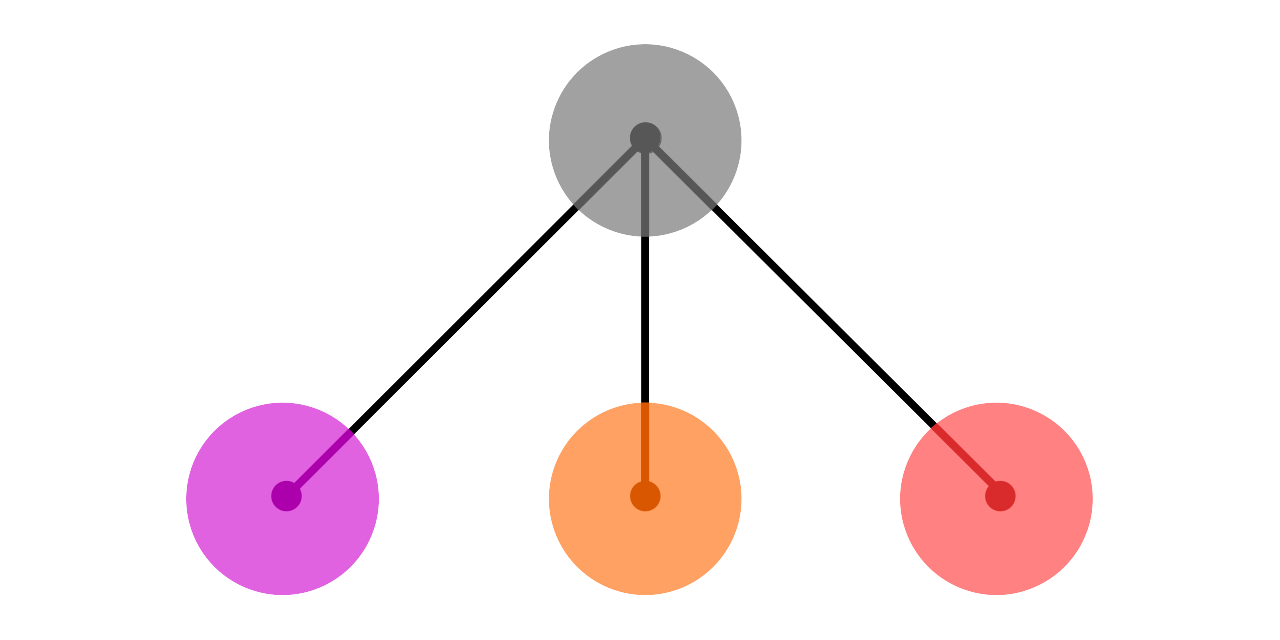
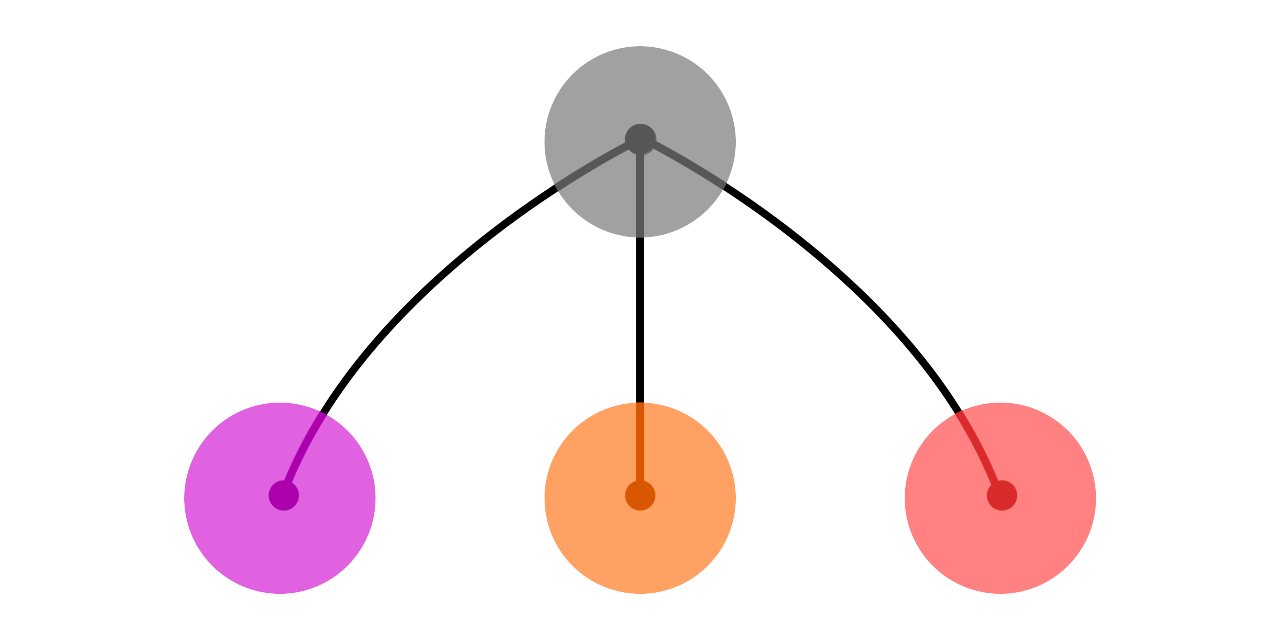
The second 1280 × 640 image is a revision of the first. Changes to its layers:
painted on "Layer 1" over [184, 44, 1096, 595]
